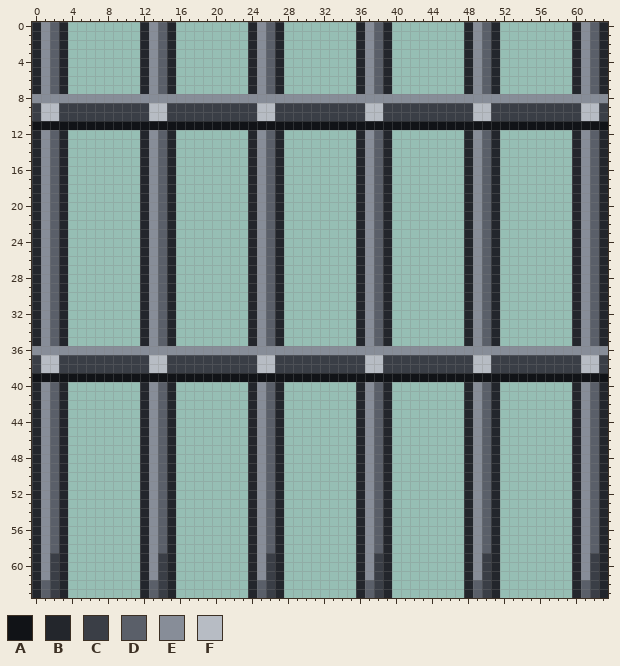
A pixel-art file gets an edit: projects/006_delve/art/tex_bars.aseprite. This is how it looked before the edit.
64x64 pixels, 1 frame.
Palette (. is transparent): A #111317  B #23262c  C #3a3e46  D #5a5f69  E #878d98  F #b7bcc4
After the commit:
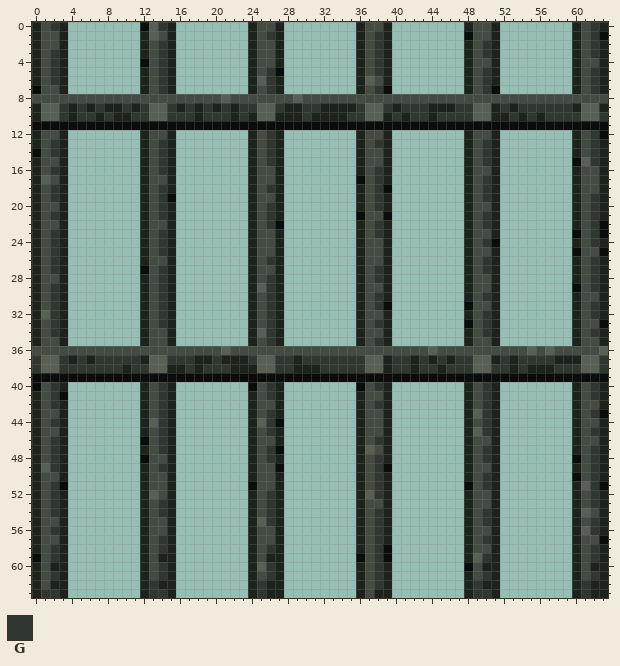
Colours new in this view: G #303630
From old to new:
@@ palette @@
-A #111317
+A #0a0d0b
-B #23262c
+B #1d221d
-E #878d98
+E #434b42
-F #b7bcc4
+F #566054
@@ x 0..63 @@
- 0 BEDB........BEDB........BEDB........BEDB........BEDB........BEDB
- 1 BEDB........BEDB........BEDB........BEDB........BEDB........BEDB
- 2 BEDB........BEDB........BEDB........BEDB........BEDB........BEDB
- 3 BEDB........BEDB........BEDB........BEDB........BEDB........BEDB
- 4 BEDB........BEDB........BEDB........BEDB........BEDB........BEDB
- 5 BEDB........BEDB........BEDB........BEDB........BEDB........BEDB
- 6 BEDB........BEDB........BEDB........BEDB........BEDB........BEDB
- 7 BEDB........BEDB........BEDB........BEDB........BEDB........BEDB
- 8 EEEEEEEEEEEEEEEEEEEEEEEEEEEEEEEEEEEEEEEEEEEEEEEEEEEEEEEEEEEEEEEE
- 9 CFFCCCCCCCCCCFFCCCCCCCCCCFFCCCCCCCCCCFFCCCCCCCCCCFFCCCCCCCCCCFFC
-10 CFFCCCCCCCCCCFFCCCCCCCCCCFFCCCCCCCCCCFFCCCCCCCCCCFFCCCCCCCCCCFFC
+ 0 BEGB........AFGB........BEEB........BEEB........BEEB........BEGB
+ 1 BEEB........BFEB........BEGB........BEGB........AEEB........BEGA
+ 2 BEEB........BEGB........BEEB........BEGB........BEGB........BEGB
+ 3 BEGB........BEGB........BEEB........BEGB........BEGB........BEGB
+ 4 BEGB........AEGB........BEEB........BEGB........BEEB........BEEB
+ 5 BEGB........BEGB........BEGA........BEGB........BEGB........BEGB
+ 6 BEGB........BEGB........BFGB........BFEB........BEGB........BEGB
+ 7 AEEB........BEGB........BEGB........BEGA........BEGA........BEGB
+ 8 EEEEEEEEEEEEEEEEEEEEEFEEEEEEEFEEEEEEEEEEEEEEEEEEEEEEEEEEEEEEEEEE
+ 9 BFFGBGBGBBGBGFFGBGBGBGBGGFFGBBGGBBBBGFFGBGGGBBBGGFFBGBGGGGGGBFFB
+10 BFFGBGGBGBBGGFFGGGBGGGBGBFFBBBGBBBBGGFFBGBGGBGGGGFFBBGBGBGGGGFFG
 11 AAAAAAAAAAAAAAAAAAAAAAAAAAAAAAAAAAAAAAAAAAAAAAAAAAAAAAAAAAAAAAAA
-12 BEDB........BEDB........BEDB........BEDB........BEDB........BEDB
-13 BEDB........BEDB........BEDB........BEDB........BEDB........BEDB
-14 BEDB........BEDB........BEDB........BEDB........BEDB........BEDB
-15 BEDB........BEDB........BEDB........BEDB........BEDB........BEDB
-16 BEDB........BEDB........BEDB........BEDB........BEDB........BEDB
-17 BEDB........BEDB........BEDB........BEDB........BEDB........BEDB
-18 BEDB........BEDB........BEDB........BEDB........BEDB........BEDB
-19 BEDB........BEDB........BEDB........BEDB........BEDB........BEDB
-20 BEDB........BEDB........BEDB........BEDB........BEDB........BEDB
-21 BEDB........BEDB........BEDB........BEDB........BEDB........BEDB
-22 BEDB........BEDB........BEDB........BEDB........BEDB........BEDB
-23 BEDB........BEDB........BEDB........BEDB........BEDB........BEDB
-24 BEDB........BEDB........BEDB........BEDB........BEDB........BEDB
-25 BEDB........BEDB........BEDB........BEDB........BEDB........BEDB
-26 BEDB........BEDB........BEDB........BEDB........BEDB........BEDB
-27 BEDB........BEDB........BEDB........BEDB........BEDB........BEDB
-28 BEDB........BEDB........BEDB........BEDB........BEDB........BEDB
-29 BEDB........BEDB........BEDB........BEDB........BEDB........BEDB
-30 BEDB........BEDB........BEDB........BEDB........BEDB........BEDB
-31 BEDB........BEDB........BEDB........BEDB........BEDB........BEDB
-32 BEDB........BEDB........BEDB........BEDB........BEDB........BEDB
-33 BEDB........BEDB........BEDB........BEDB........BEDB........BEDB
-34 BEDB........BEDB........BEDB........BEDB........BEDB........BEDB
-35 BEDB........BEDB........BEDB........BEDB........BEDB........BEDB
-36 EEEEEEEEEEEEEEEEEEEEEEEEEEEEEEEEEEEEEEEEEEEEEEEEEEEEEEEEEEEEEEEE
-37 CFFCCCCCCCCCCFFCCCCCCCCCCFFCCCCCCCCCCFFCCCCCCCCCCFFCCCCCCCCCCFFC
-38 CFFCCCCCCCCCCFFCCCCCCCCCCFFCCCCCCCCCCFFCCCCCCCCCCFFCCCCCCCCCCFFC
+12 BEEB........BEEB........BEGB........BEEB........BEEB........BEGA
+13 BEGB........BEGB........BEGB........BEGB........BEGB........BEGB
+14 AEGB........BEGB........BEGB........BEEB........BEGB........BEGB
+15 BEEB........BEGB........BEGB........BEEB........BEGB........AFGB
+16 BEGB........BEGB........BEEB........BEGB........BEEB........BEEB
+17 BFEB........BEEB........BEEB........AEGB........BEGB........BEEB
+18 BEGB........BEGB........BEGB........BEGA........BEGB........BEEB
+19 BEGB........BEGA........BEEB........BEGB........BEGB........BEGB
+20 BEEB........BEGB........BEGB........BEGB........BEEB........BEGB
+21 BEGB........BEGB........BEGB........AEEA........BEGB........BEGB
+22 BEEB........BEEB........BEGA........BEGB........BEGB........BEGA
+23 BEGB........BEGB........BEEB........BEGB........BEEB........AEGA
+24 BEGB........BEGB........BEEB........BEEB........BEGA........BEGB
+25 BEGB........BEGB........BEEB........BEEB........BEEB........AEEA
+26 BEGB........BEEB........BEGB........BEEB........BEGB........BEGB
+27 BEGB........AEGB........BEEB........BEGB........BEGB........BEGB
+28 BEEB........BEGB........BEGB........BEGB........BEEB........BEGB
+29 BEGB........BEGB........BFGB........BEEB........BEEB........AEGB
+30 BEGB........BEGB........BEGB........BEGB........BEGB........BEEB
+31 BEGB........BEGB........BEGB........BEGA........AEEB........BEGB
+32 BFGB........BEGB........BEGB........BEEB........BEGB........BEGB
+33 BEGB........BEGB........BEGB........BEGB........AEGB........BEEA
+34 BEGB........BEEB........BFGB........BEEB........BEGB........BEGB
+35 BEEB........BEEB........BEGB........BEGB........BEEB........BEEB
+36 EEEEEEEEEEEEEEEEEEEEEFEEEEEEEEEEEEEEEEEEEEEEFEEEEEEEEEEFEFEEEEEF
+37 GFFGBGBGGGGGBFFGGGBBGBBBGFFGGBGGGGGGGFFBGGBGBGBGGFFBGBGGGGBBBFFG
+38 GFFGGGGGGGBGGFFBBGBGGGBBBFFGGBBBGGGGGFFBGGBGGBGGGFFGGBGBBBGGGFFG
 39 AAAAAAAAAAAAAAAAAAAAAAAAAAAAAAAAAAAAAAAAAAAAAAAAAAAAAAAAAAAAAAAA
-40 BEDB........BEDB........BEDB........BEDB........BEDB........BEDB
-41 BEDB........BEDB........BEDB........BEDB........BEDB........BEDB
-42 BEDB........BEDB........BEDB........BEDB........BEDB........BEDB
-43 BEDB........BEDB........BEDB........BEDB........BEDB........BEDB
-44 BEDB........BEDB........BEDB........BEDB........BEDB........BEDB
-45 BEDB........BEDB........BEDB........BEDB........BEDB........BEDB
-46 BEDB........BEDB........BEDB........BEDB........BEDB........BEDB
-47 BEDB........BEDB........BEDB........BEDB........BEDB........BEDB
-48 BEDB........BEDB........BEDB........BEDB........BEDB........BEDB
-49 BEDB........BEDB........BEDB........BEDB........BEDB........BEDB
-50 BEDB........BEDB........BEDB........BEDB........BEDB........BEDB
-51 BEDB........BEDB........BEDB........BEDB........BEDB........BEDB
-52 BEDB........BEDB........BEDB........BEDB........BEDB........BEDB
-53 BEDB........BEDB........BEDB........BEDB........BEDB........BEDB
-54 BEDB........BEDB........BEDB........BEDB........BEDB........BEDB
-55 BEDB........BEDB........BEDB........BEDB........BEDB........BEDB
-56 BEDB........BEDB........BEDB........BEDB........BEDB........BEDB
-57 BEDB........BEDB........BEDB........BEDB........BEDB........BEDB
-58 BEDB........BEDB........BEDB........BEDB........BEDB........BEDB
-59 BECB........BECB........BECB........BECB........BECB........BECB
-60 BECB........BECB........BECB........BECB........BECB........BECB
-61 BECB........BECB........BECB........BECB........BECB........BECB
-62 BDCB........BDCB........BDCB........BDCB........BDCB........BDCB
-63 BDCB........BDCB........BDCB........BDCB........BDCB........BDCB
+40 AEGB........BEGB........AEGB........AEGB........BEGB........BEGB
+41 BEGA........BEGB........BEGB........BEEB........BEGB........BEGB
+42 BEGB........BEGB........BEEB........BEGB........BEGB........BEEB
+43 BEEB........BEGB........BEGB........BEEB........BFGB........BEGA
+44 BEGB........BFGB........BFGA........BEEB........BEGB........BEEB
+45 BEEB........BEGB........BEGB........BEEB........BFGB........BEGB
+46 BEGB........AEGB........BEEB........BEGB........BEEB........BEEB
+47 BEGB........BEGB........BEGA........BFEB........BEGB........BEGB
+48 BEGB........AEEB........BEGB........BEGB........BEGB........AEGB
+49 BFGB........BEGB........BEEA........BEGA........BEEB........BEGB
+50 BEEB........BEEB........BEEB........BEGB........BEGB........AEGB
+51 BEGA........BEEB........AEEB........BEGB........AEGB........BFGA
+52 BEGB........BFEB........BEGB........BFGB........BEEB........BEGB
+53 BEGB........BEGB........BEGB........BEEB........BEEB........BEGB
+54 BEGB........BEGB........BEGB........BEGB........BEGB........BFEB
+55 BEEB........BEEB........BFGB........BEGB........BEGB........BEGB
+56 BEGB........BEEB........BEEB........BEGB........BEEB........BFGB
+57 BEEB........BEGB........BEEB........BEGB........BEGB........BEEA
+58 BEGB........BEGB........BEGB........BEGA........BEEB........BEGB
+59 AEGB........BEBB........BEBB........AEGA........BFGB........BEGB
+60 BEBB........BEGB........BFGB........BEGB........AEBB........BEBB
+61 BEGB........BEGB........BEGB........BEGB........BEGB........BEGB
+62 BEBB........BGBB........BGBB........BEGB........BGBB........BGBB
+63 BGGB........BGGB........BGBB........BEBB........BGGB........BGBB
Pixel boxes of the changes (left, top, right, bottom) in both pictures:
changed: (32, 22, 608, 598)
